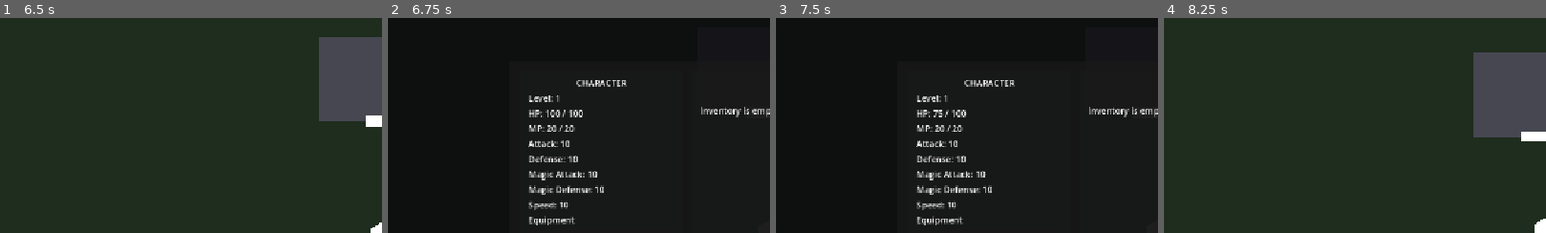
Above: before the commit, frames 1-4 (left to right).
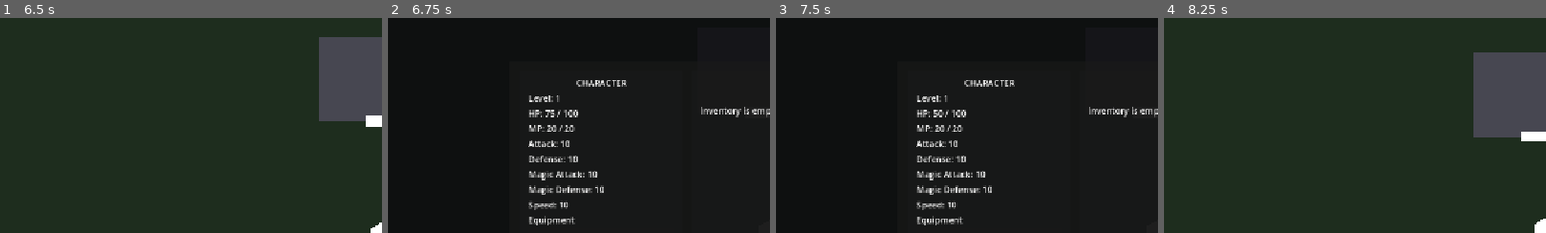
Above: after the commit, the same moments.

Repository: salexume94-pixel/Scripts
Game: Godot game, scene res://scenes/World.tscn
Same seed, same stepped clock (60 frames per second), same inputs: the game is played once before the commit and once after it.
Inputs:
- Up to frame 1 (6.5 s): tap Enter at 0.5, 3.5 s; hold Right (ui_right) 0.53-1.28 s; tap E at 0.6, 2.85, 4.35, 5.85 s; hold Down (ui_down) 1.28-2 s; tap I at 1.35, 2.75, 3.6, 4.25, 5.1, 5.75 s; click "Test Damage (-25 HP)" at 2 s; hold Right (ui_right) 2.78-3.53 s; hold Up (ui_up) 3.53-4.28 s; hold Left (ui_left) 4.28-5.78 s; hold Down (ui_down) from 5.78 s (still down)
- Up to frame 2 (6.75 s): release Down (ui_down) at 6.53 s; hold Right (ui_right) from 6.53 s (still down); tap I at 6.6 s
- Up to frame 3 (7.5 s): release Right (ui_right) at 7.25 s; click "Test Damage (-25 HP)" at 7.25 s
- Up to frame 4 (8.25 s): tap I at 8 s; hold Up (ui_up) from 8.03 s (still down); tap E at 8.1 s
The pictures show only the part of the screen within x 0-50%, y 0-50%; the shares and areas given below are measured in that part.

Frame 1 is identical in both runs. In frame 2, 0.2% of the frame differs, in the area x 41-51%, y 42-47%; in frame 3, less than 0.1%; in frame 4, nothing differs.

Commit message:
Restore player stats and HP across scene transitions

Diff:
--- a/player/player_stats.gd
+++ b/player/player_stats.gd
@@ -7,6 +7,10 @@
 ## Equipment systems can change the derived combat values through the public
 ## equipment modifier methods below. Keeping the resulting values here gives
 ## combat and UI systems one authoritative place to read current stats.
+##
+## GameState stores a runtime snapshot of the Player's base stats and current
+## HP/MP so recreating the Player during a scene transition does not reset
+## progress or current health.
 
 @export var level: int = 1
 @export var experience: int = 0
@@ -28,6 +32,34 @@
 var equipment_attack_bonus: int = 0
 var equipment_defense_bonus: int = 0
 
+
+func _ready() -> void:
+	# Restore the runtime snapshot when this Player instance is created.
+	# Scene transitions create a new Player node, so loading this snapshot keeps
+	# current HP, MP, level, and base combat stats instead of using scene defaults.
+	var saved_stats: Dictionary = GameState.get_player_stats()
+
+	if saved_stats.is_empty():
+		# The first Player instance has no saved snapshot yet, so its exported
+		# scene values become the initial runtime state.
+		_sync_to_game_state()
+		return
+
+	level = saved_stats.get("level", level)
+	experience = saved_stats.get("experience", experience)
+	max_hp = saved_stats.get("max_hp", max_hp)
+	hp = saved_stats.get("hp", hp)
+	max_mp = saved_stats.get("max_mp", max_mp)
+	mp = saved_stats.get("mp", mp)
+	attack = saved_stats.get("attack", attack)
+	defense = saved_stats.get("defense", defense)
+	magic_attack = saved_stats.get("magic_attack", magic_attack)
+	magic_defense = saved_stats.get("magic_defense", magic_defense)
+	speed = saved_stats.get("speed", speed)
+
+	_sync_to_game_state()
+
+
 ## Apply direct damage for combat systems and temporary development testing.
 ## The returned value is the actual HP lost after clamping at zero.
 func take_damage(amount: int) -> int:
@@ -36,6 +68,7 @@
 
 	var old_hp := hp
 	hp = maxi(hp - amount, 0)
+	_sync_to_game_state()
 	return old_hp - hp
 
 
@@ -48,6 +81,7 @@
 
 	var old_hp := hp
 	hp = mini(hp + amount, max_hp)
+	_sync_to_game_state()
 	return hp - old_hp
 
 
@@ -58,6 +92,7 @@
 
 	var old_mp := mp
 	mp = mini(mp + amount, max_mp)
+	_sync_to_game_state()
 	return mp - old_mp
 
 
@@ -76,3 +111,21 @@
 	equipment_defense_bonus -= defense_bonus
 	attack -= attack_bonus
 	defense -= defense_bonus
+
+
+func _sync_to_game_state() -> void:
+	# Store base stats plus current HP/MP so a newly created PlayerStats can
+	# reconstruct the same gameplay state after a scene transition.
+	GameState.set_player_stats({
+		"level": level,
+		"experience": experience,
+		"max_hp": max_hp,
+		"hp": hp,
+		"max_mp": max_mp,
+		"mp": mp,
+		"attack": attack - equipment_attack_bonus,
+		"defense": defense - equipment_defense_bonus,
+		"magic_attack": magic_attack,
+		"magic_defense": magic_defense,
+		"speed": speed,
+	})
